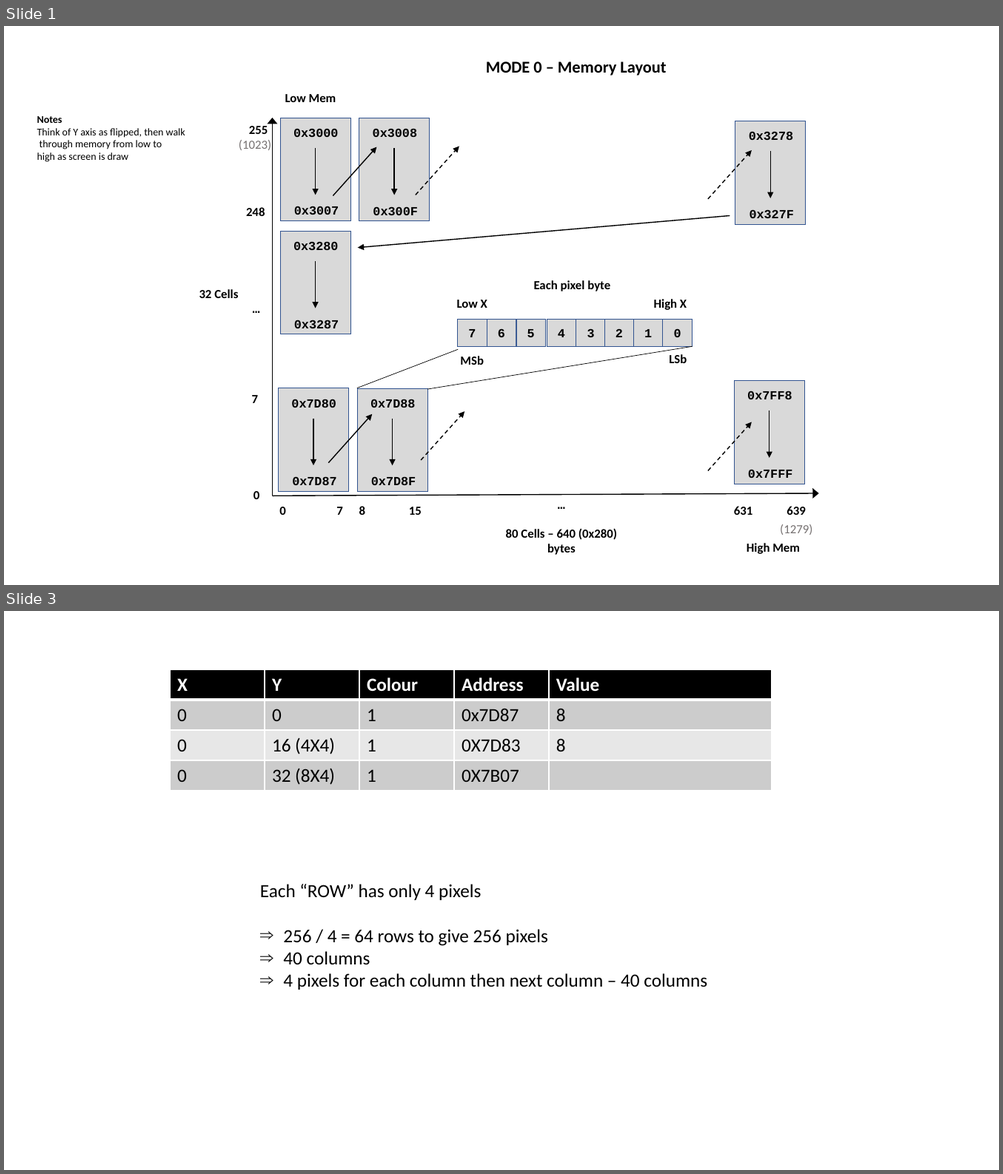
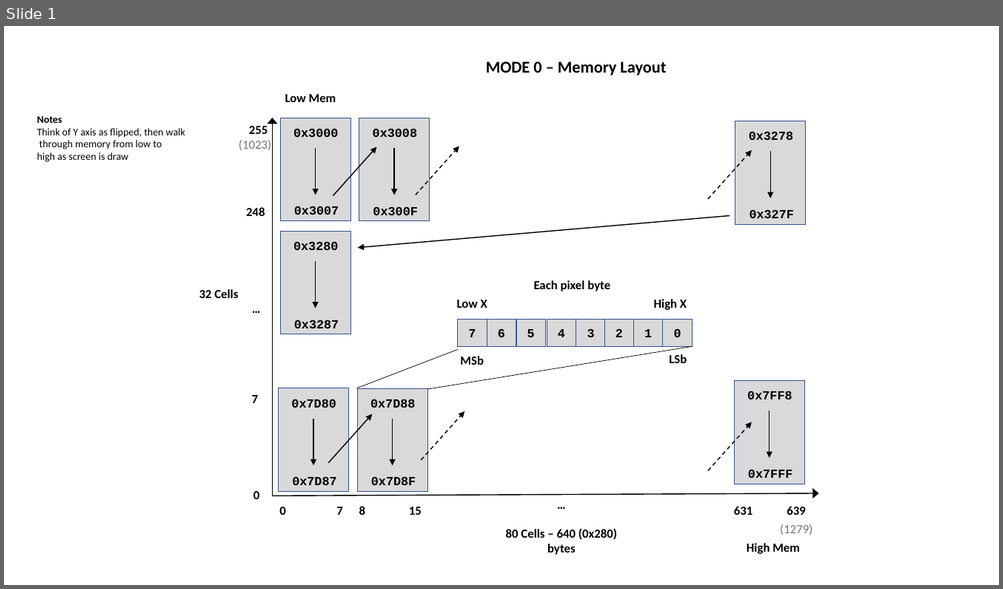
Before and after one commit to skagra/bbc-micro, a slide deck: Docs/SceenMemoryMap.pptx. Shown one above the other, each under a label of ours: slides 1 and 3 before the commit, slide 1 after it; the slides between them are not shown. The pictures are 1003x1174 and 1003x589 pixels, drawn with LibreOffice and Linux fonts; fonts in the diff are those of the drawing. Boxes give left, top, right and bottom in pixels: in the first picture for what was removed or moved away, otherwise in the second. Text is boxed around its words. In the diff, an @@ line names an element or a change of style, - is before the commit and + after.

```diff
--- a/Docs/SceenMemoryMap.pptx
+++ b/Docs/SceenMemoryMap.pptx
@@ slide 3 removed at [4,611,999,1170], background #FFFFFF @@
@@ table removed at [170,670,771,791], 4 rows, 5 columns @@
-X | Y | Colour | Address | Value
-0 | 0 | 1 | 0x7D87 | 8
-0 | 16 (4X4) | 1 | 0X7D83 | 8
-0 | 32 (8X4) | 1 | 0X7B07 | 
@@ text removed at [260,884,707,990] @@
-Each “ROW” has only 4 pixels
-⇒ 256 / 4 = 64 rows to give 256 pixels
-⇒ 40 columns
-⇒ 4 pixels for each column then next column – 40 columns
```
Also in this commit, not shown: 1 slide changed, 1 slide added, 2 other files.
